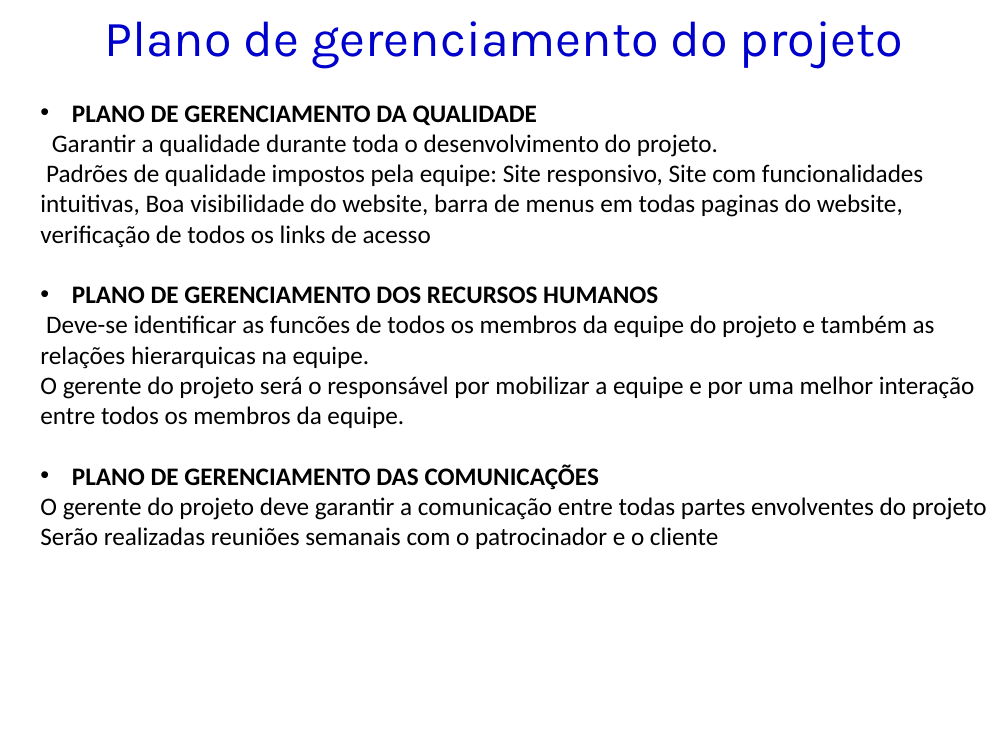
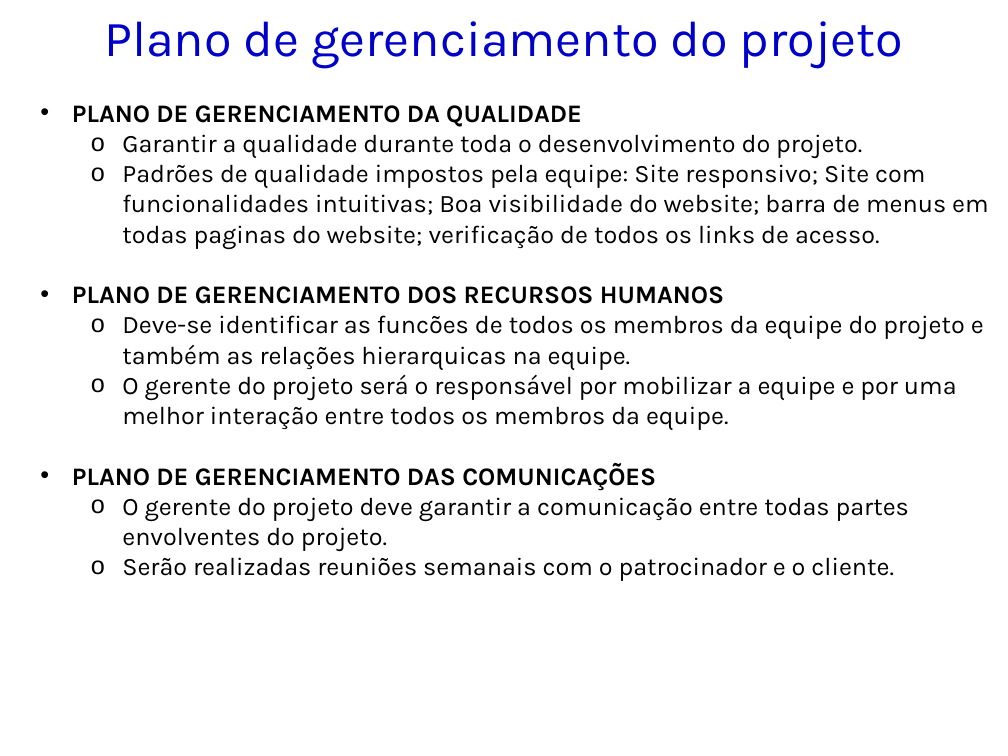
Before and after one commit to kokmz/TCCHUE, a slide deck: slide 24 of Arquivos do Anselmo preencidos - Semestre passado/GPS_2014_Modelo de Apresentação_PI.pptx (slide 15 before the commit). Drawn at 1008x756 pixels with LibreOffice and Linux fonts; fonts in the diff are those of the drawing; background and template pictures are left out. Boxes give left, top, right and bottom in pixels: in the first picture for what was removed or moved away, otherwise in the second. Text is boxed around its words. In the diff, an @@ line names an element or a change of style, - is before the commit and + after.

```diff
--- a/Arquivos do Anselmo preencidos - Semestre passado/GPS_2014_Modelo de Apresentação_PI.pptx
+++ b/Arquivos do Anselmo preencidos - Semestre passado/GPS_2014_Modelo de Apresentação_PI.pptx
@@ text at (x1=72, y1=105, x2=984, y2=491): font Calibri to Karla in "PLANO DE GERENCIAMENTO DA QUALIDADE", "Garantir a qualidade durante toda o desenvolvimento ...", "PLANO DE GERENCIAMENTO DOS RECURSOS HUMANOS", "Deve-se identificar as funcões de todos os ..." and 2 more places; bullet none to o; list level 2 to 3 in "Garantir a qualidade durante toda ..."; list level 2 to 3 in "Deve-se identificar as funcões de ..."; list level 2 to 3 in "O gerente do projeto será ..." @@
@@ text at (x1=122, y1=164, x2=988, y2=249): text changed; font Calibri to Karla @@
-  Padrões de qualidade impostos pela equipe: Site responsivo, Site com funcionalidades intuitivas, Boa visibilidade do website, barra de menus em todas paginas do website, verificação de todos os links de acesso
+    o Padrões de qualidade impostos pela equipe: Site responsivo; Site com funcionalidades intuitivas; Boa visibilidade do website; barra de menus em todas paginas do website; verificação de todos os links de acesso.
@@ text at (x1=91, y1=497, x2=909, y2=581): text changed; font Calibri to Karla @@
-  O gerente do projeto deve garantir a comunicação entre todas partes envolventes do projeto
-  Serão realizadas reuniões semanais com o patrocinador e o cliente
+    o O gerente do projeto deve garantir a comunicação entre todas partes envolventes do projeto.
+    o Serão realizadas reuniões semanais com o patrocinador e o cliente.
```
Also in this commit, not shown: 12 other slides changed, 12 slides added.
